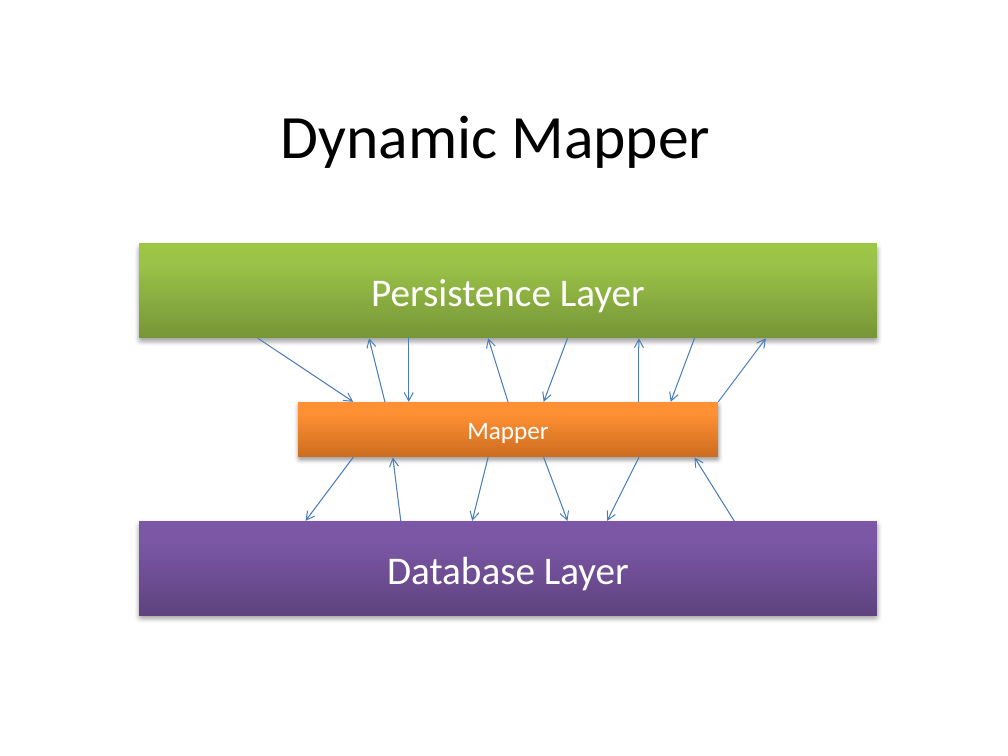
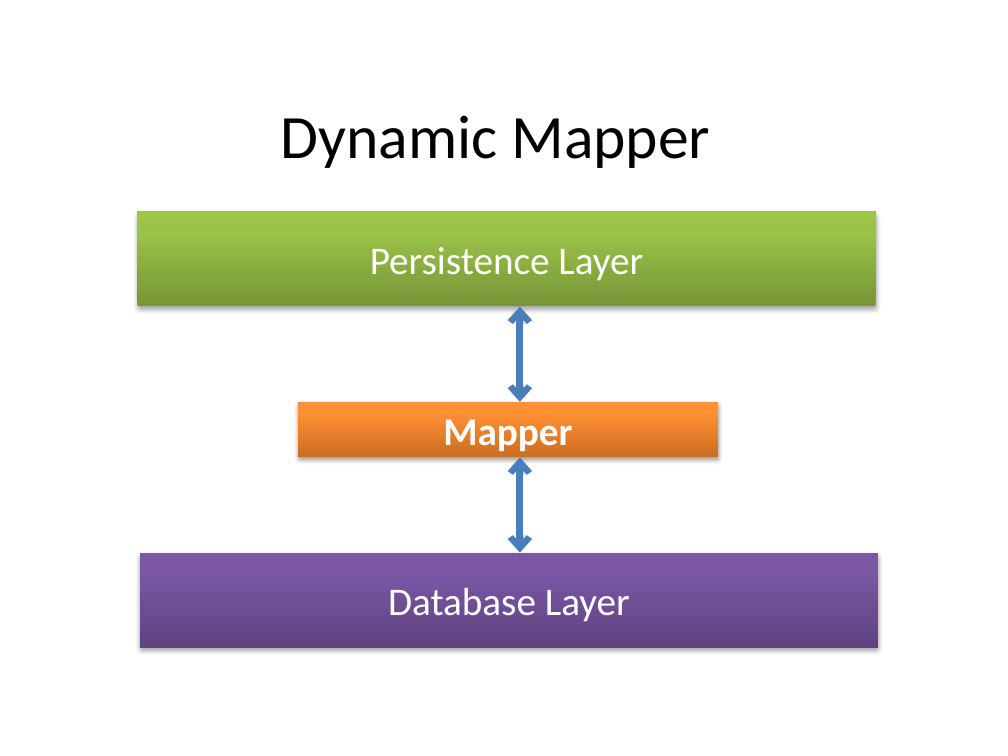
Before and after one commit to markusmo/HotelSoftware, a slide deck: slide 13 of Documentation/Praesentation/TechnicalPart.pptx. Drawn at 1008x756 pixels with LibreOffice and Linux fonts; fonts in the diff are those of the drawing. Boxes give left, top, right and bottom in pixels: in the first picture for what was removed or moved away, otherwise in the second. Text is boxed around its words. In the diff, an @@ line names an element or a change of style, - is before the commit and + after.

```diff
--- a/Documentation/Praesentation/TechnicalPart.pptx
+++ b/Documentation/Praesentation/TechnicalPart.pptx
@@ rectangle "Persistence Layer": place and size @@
-rectangle "Persistence Layer" at [139,243,877,338]
+rectangle "Persistence Layer" at [137,212,875,306]
@@ arrow moved from (409, 339) - (409, 402) to (520, 306) - (520, 402) @@
@@ arrow (520, 306) - (520, 402): arrow to double arrow; stroke #4B7EBC 0.75 pt to #4B7EBC 5 pt @@
@@ arrow removed from (258, 339) to (353, 402) @@
@@ arrow removed from (385, 402) to (369, 339) @@
@@ arrow removed from (508, 402) to (488, 339) @@
@@ arrow removed from (568, 339) to (543, 402) @@
@@ arrow removed from (639, 402) to (639, 339) @@
@@ arrow removed from (695, 339) to (670, 402) @@
@@ arrow removed from (719, 402) to (766, 339) @@
@@ rectangle "Mapper" at [297,402,718,458]: size 18 to 28 pt, bold on @@
@@ arrow removed from (353, 458) to (305, 521) @@
@@ arrow removed from (401, 521) to (393, 458) @@
@@ arrow moved from (488, 458) - (473, 521) to (520, 458) - (520, 552) @@
@@ arrow (520, 458) - (520, 552): arrow to double arrow; stroke #4B7EBC 0.75 pt to #4B7EBC 5 pt @@
@@ arrow removed from (543, 458) to (568, 521) @@
@@ arrow removed from (639, 458) to (607, 521) @@
@@ arrow removed from (734, 521) to (695, 458) @@
@@ rectangle "Database Layer": place and size @@
-rectangle "Database Layer" at [139,521,877,616]
+rectangle "Database Layer" at [140,552,878,647]
```
Also in this commit, not shown: 5 other slides changed, 3 slides added, 4 other files.
